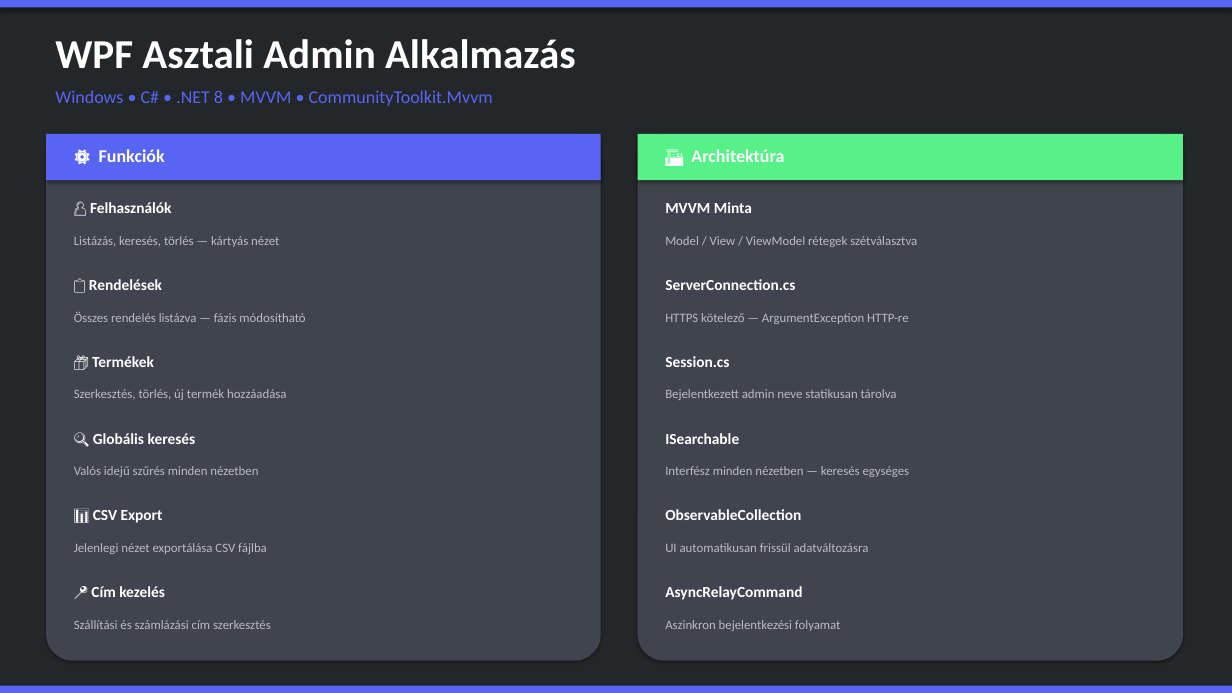
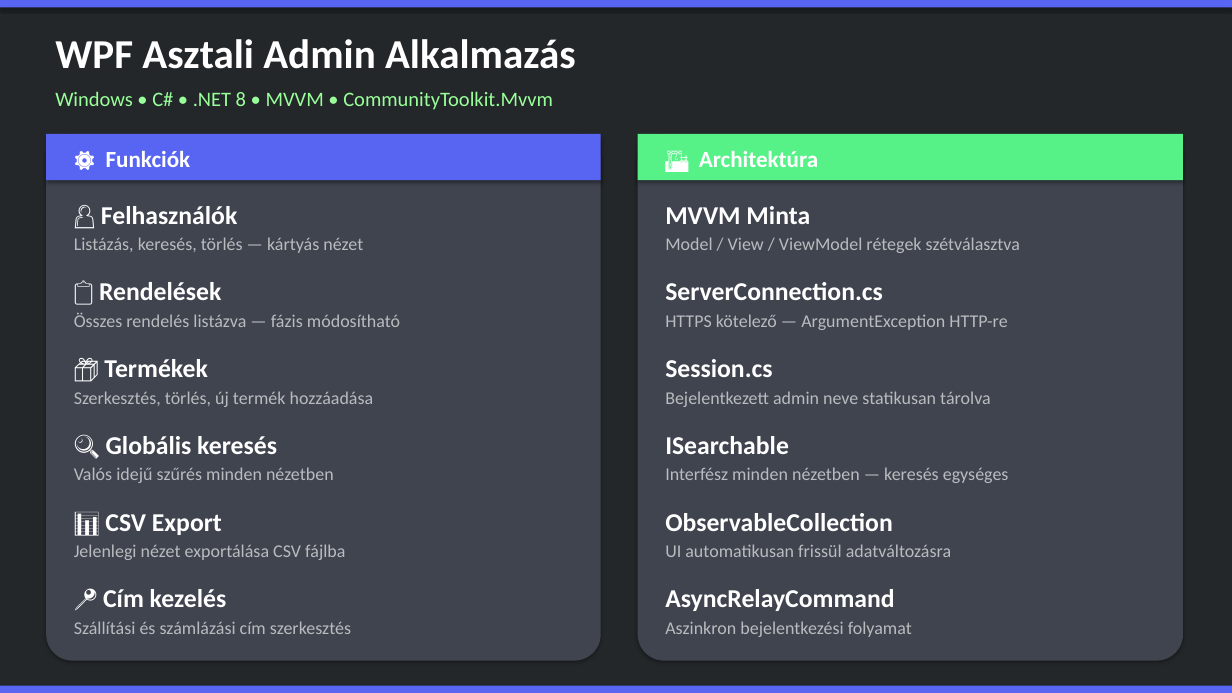
Before and after one commit to Grofrichard02/Notrox_WEB, a slide deck: slide 21 of NOTROX_Prezentacio_Final.pptx (slide 15 before the commit). Drawn at 1232x693 pixels with LibreOffice and Linux fonts; fonts in the diff are those of the drawing. Boxes give left, top, right and bottom in pixels: in the first picture for what was removed or moved away, otherwise in the second. Text is boxed around its words. In the diff, an @@ line names an element or a change of style, - is before the commit and + after.

```diff
--- a/NOTROX_Prezentacio_Final.pptx
+++ b/NOTROX_Prezentacio_Final.pptx
@@ text "Windows • C# • .NET ..." at bbox=[55, 91, 553, 110]: size 14 to 16 pt, text colour #5865F2 to #99FF99 @@
@@ text "⚙️ Funkciók" at bbox=[106, 151, 191, 167]: size 14 to 18 pt @@
@@ text "🏗️ Architektúra" at bbox=[699, 151, 818, 167]: size 14 to 18 pt @@
@@ size 12 to 20 pt in 12 elements at bbox=[101, 206, 237, 224], bbox=[99, 282, 221, 300], bbox=[665, 206, 810, 224], bbox=[665, 282, 883, 300], bbox=[665, 359, 772, 377], bbox=[665, 436, 789, 454], bbox=[665, 513, 893, 531], bbox=[665, 589, 894, 611], bbox=[104, 359, 207, 377], bbox=[106, 436, 277, 454], bbox=[105, 514, 222, 535], bbox=[103, 589, 227, 607] @@
@@ size 10 to 14 pt in 12 elements at bbox=[74, 237, 363, 253], bbox=[74, 312, 400, 327], bbox=[665, 237, 1020, 253], bbox=[665, 314, 1007, 330], bbox=[74, 391, 374, 407], bbox=[74, 467, 334, 483], bbox=[74, 544, 345, 560], bbox=[74, 621, 351, 634], bbox=[665, 391, 991, 407], bbox=[665, 467, 1009, 483], bbox=[665, 544, 951, 557], bbox=[665, 621, 912, 637] @@
```
Also in this commit, not shown: 18 other slides changed, 6 slides added, 1 slide removed.
